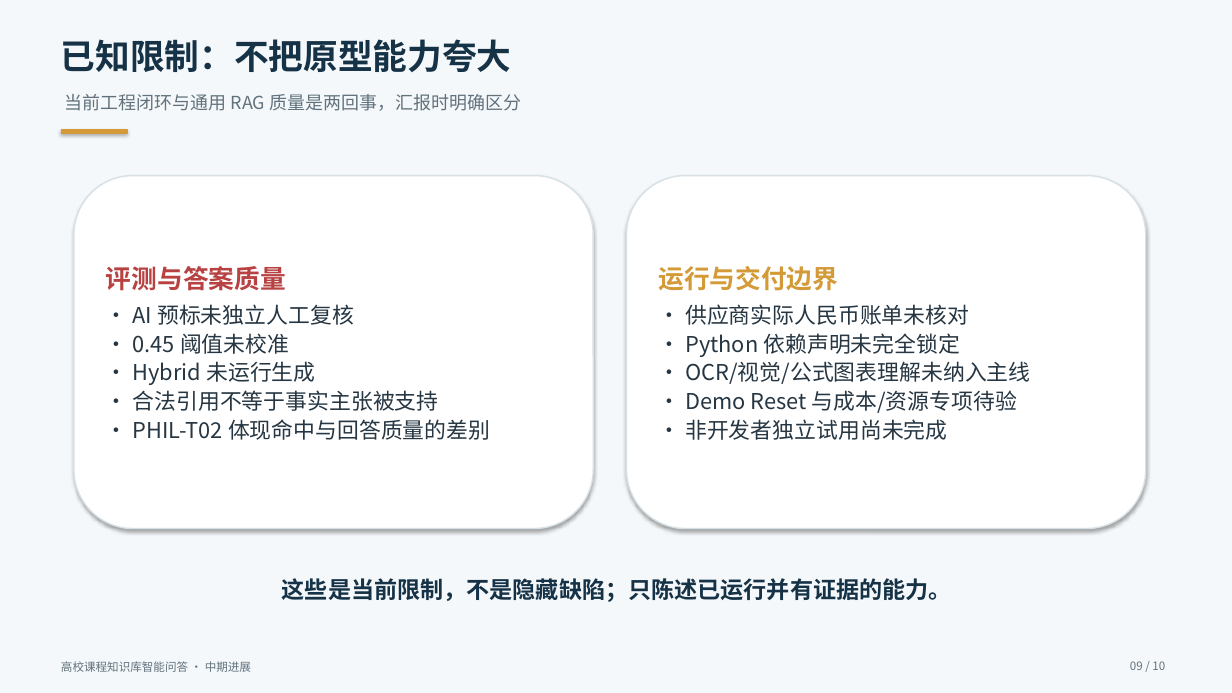
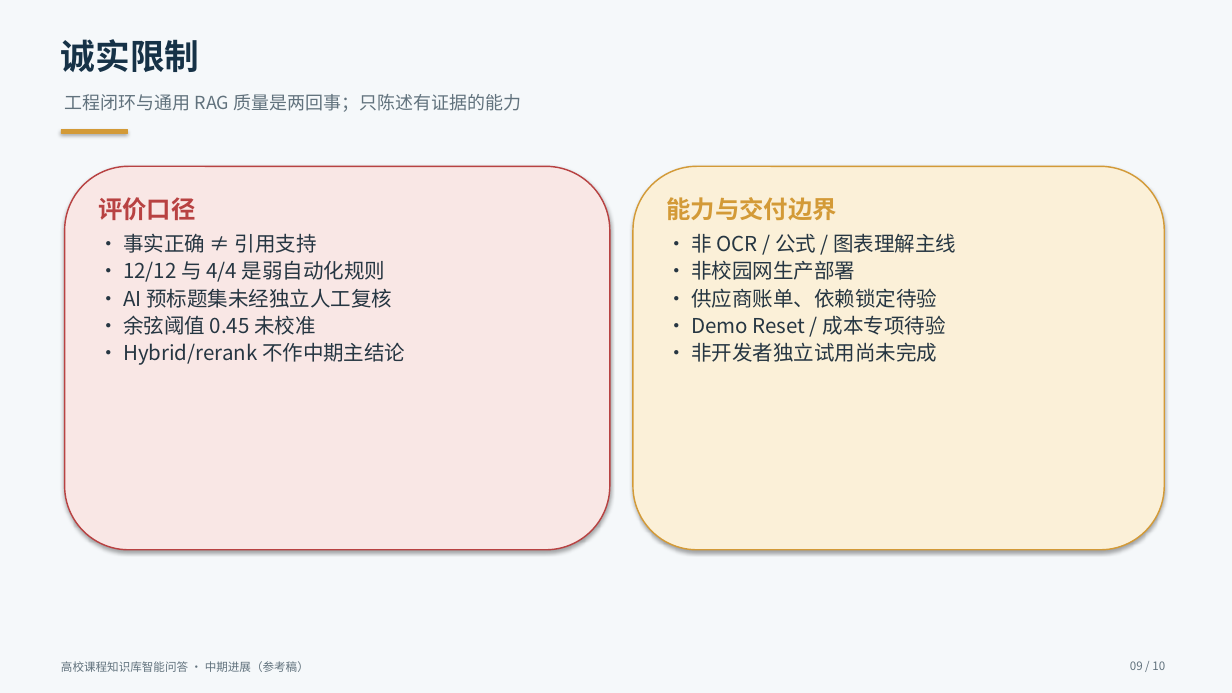
Before and after one commit to lhs1695/univ-course-rag, a slide deck: slide 9 of 中期答辩材料/汇报PPT/中期汇报-v5.pptx. Drawn at 1232x693 pixels with LibreOffice and Linux fonts; fonts in the diff are those of the drawing. Boxes give left, top, right and bottom in pixels: in the first picture for what was removed or moved away, otherwise in the second. Text is boxed around its words. In the diff, an @@ line names an element or a change of style, - is before the commit and + after.

```diff
--- a/中期答辩材料/汇报PPT/中期汇报-v5.pptx
+++ b/中期答辩材料/汇报PPT/中期汇报-v5.pptx
@@ text at [61, 39, 200, 72]: text changed @@
-已知限制：不把原型能力夸大
+诚实限制
@@ text at [65, 94, 521, 112]: text changed @@
-当前工程闭环与通用 RAG 质量是两回事，汇报时明确区分
+工程闭环与通用 RAG 质量是两回事；只陈述有证据的能力
@@ rounded rectangle "评价口径": place and size @@
-rounded rectangle "评价口径" at [74, 176, 593, 529]
+rounded rectangle "评价口径" at [65, 166, 610, 550]
@@ rounded rectangle "评价口径" at [65, 166, 610, 550]: vertical alignment middle to top; fill #FFFFFF to #F9E7E5; outline #D6E0E5 1.1 pt to #B84242 1.1 pt @@
@@ rounded rectangle "能力与交付边界": place and size @@
-rounded rectangle "能力与交付边界" at [627, 176, 1146, 529]
+rounded rectangle "能力与交付边界" at [633, 166, 1165, 550]
@@ rounded rectangle "能力与交付边界" at [633, 166, 1165, 550]: vertical alignment middle to top; fill #FFFFFF to #FBF0D8; outline #D6E0E5 1.1 pt to #D39A37 1.1 pt @@
@@ text in rounded rectangle at [98, 197, 405, 365]: text changed; size 17 to 16 pt @@
-评测与答案质量
-• AI 预标未独立人工复核
-• 0.45 阈值未校准
-• Hybrid 未运行生成
-• 合法引用不等于事实主张被支持
-• PHIL-T02 体现命中与回答质量的差别
+评价口径
+• 事实正确 ≠ 引用支持
+• 12/12 与 4/4 是弱自动化规则
+• AI 预标题集未经独立人工复核
+• 余弦阈值 0.45 未校准
+• Hybrid/rerank 不作中期主结论
@@ text in rounded rectangle at [666, 197, 956, 335]: text changed; size 17 to 16 pt @@
-运行与交付边界
-• 供应商实际人民币账单未核对
-• Python 依赖声明未完全锁定
-• OCR/视觉/公式图表理解未纳入主线
-• Demo Reset 与成本/资源专项待验
+能力与交付边界
+• 非 OCR / 公式 / 图表理解主线
+• 非校园网生产部署
+• 供应商账单、依赖锁定待验
+• Demo Reset / 成本专项待验
@@ text in rounded rectangle at [691, 342, 937, 362]: size 17 to 16 pt in "• 非开发者独立试用尚未完成" @@
@@ text removed at [282, 578, 952, 602] @@
-这些是当前限制，不是隐藏缺陷；只陈述已运行并有证据的能力。
@@ text at [61, 661, 309, 672]: text changed @@
-高校课程知识库智能问答 · 中期进展
+高校课程知识库智能问答 · 中期进展（参考稿）
```
Also in this commit, not shown: 6 other slides changed, 3 slides added, 3 slides removed, 6 other files.
